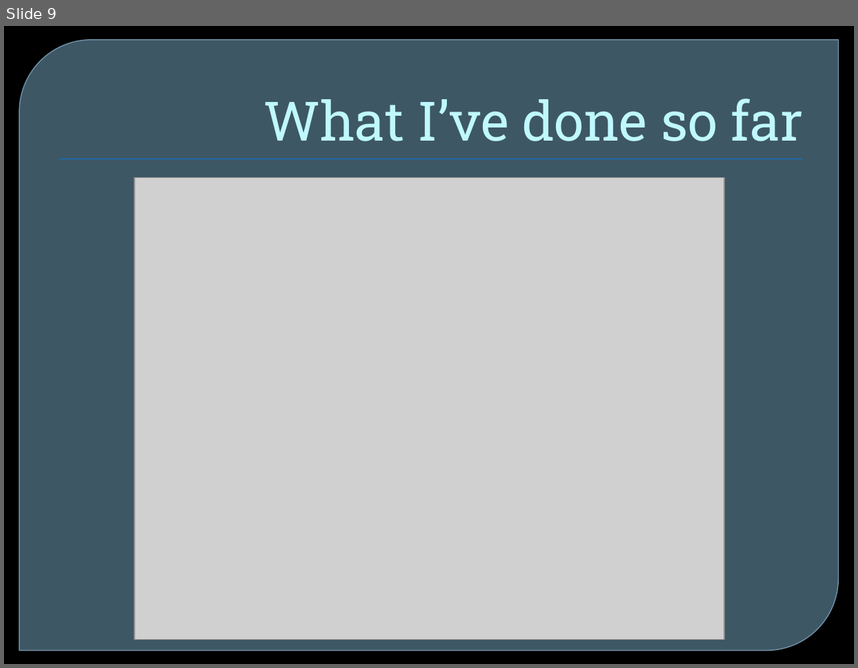
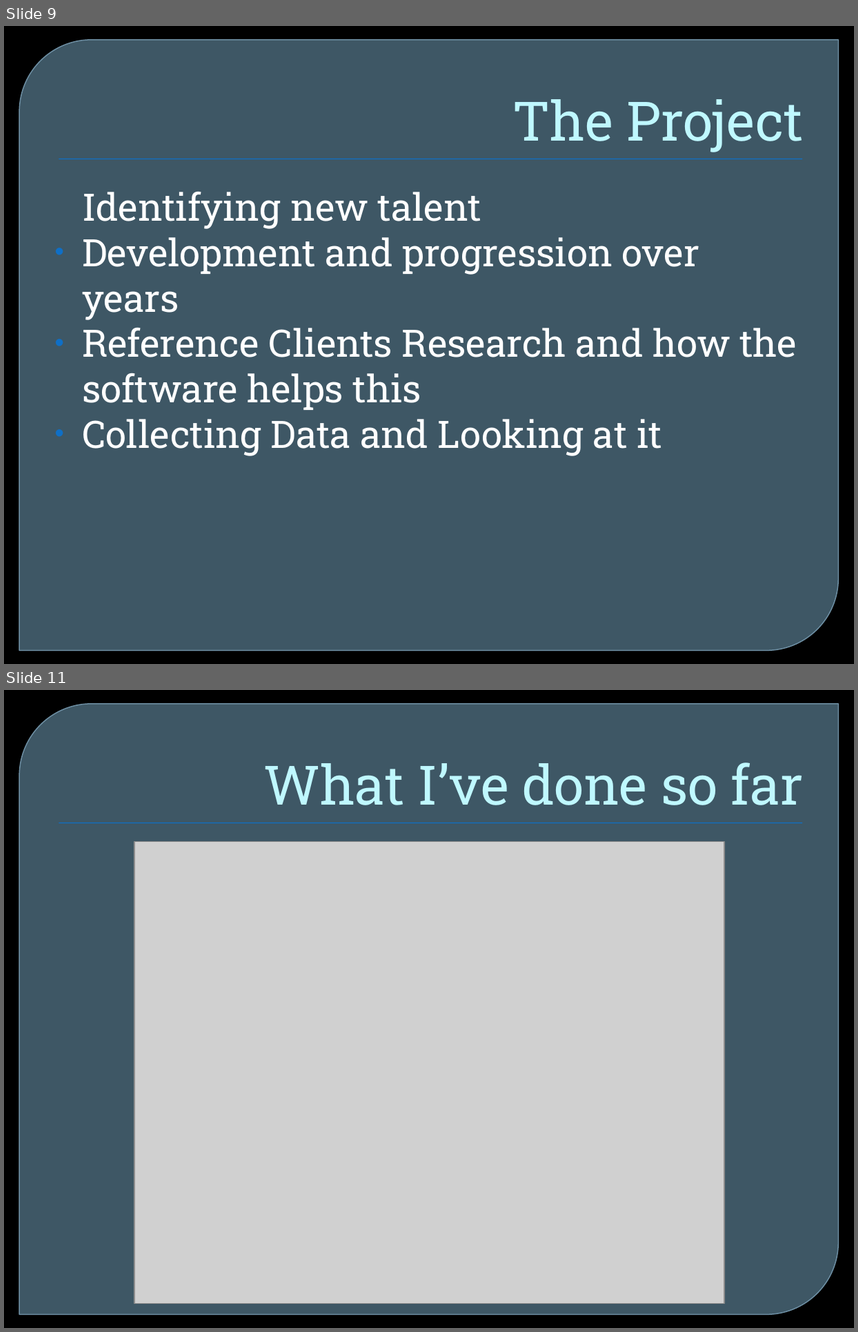
Before and after one commit to maveroke/PerformanceProgression, a slide deck: Report/Presentation 520.pptx. Shown one above the other, each under a label of ours: slide 9 before the commit, slides 9 and 11 after it; the slides between them are not shown. The pictures are 858x668 and 858x1332 pixels, drawn with LibreOffice and Linux fonts; fonts in the diff are those of the drawing; grey boxes stand for pictures; background and template pictures are left out. Boxes give left, top, right and bottom in pixels: in the first picture for what was removed or moved away, otherwise in the second. Text is boxed around its words. In the diff, an @@ line names an element or a change of style, - is before the commit and + after.

```diff
--- a/Report/Presentation 520.pptx
+++ b/Report/Presentation 520.pptx
@@ slide 9 added at [4, 26, 854, 664], background picture (left out); not listed: 2 template elements that a slide beside it also shows @@
@@ title added at [513, 99, 803, 152], 46 pt, text #C0F7FF @@
+The Project
@@ text added at [82, 191, 797, 456], 32 pt, text #FFFFFF @@
+Identifying new talent
+• Development and progression over years
+• Reference Clients Research and how the software helps this
+• Collecting Data and Looking at it
@@ what was slide 9 is now slide 11 @@
```
Also in this commit, not shown: 1 slide changed, 1 other slide added, 2 other files.
